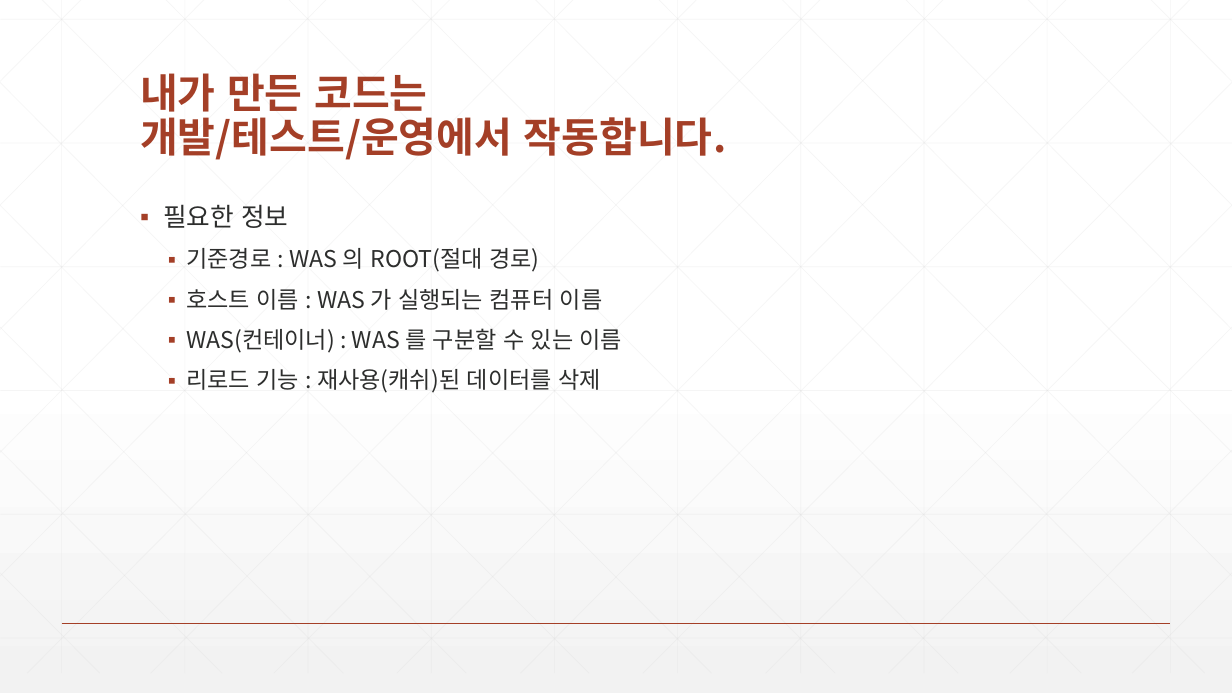
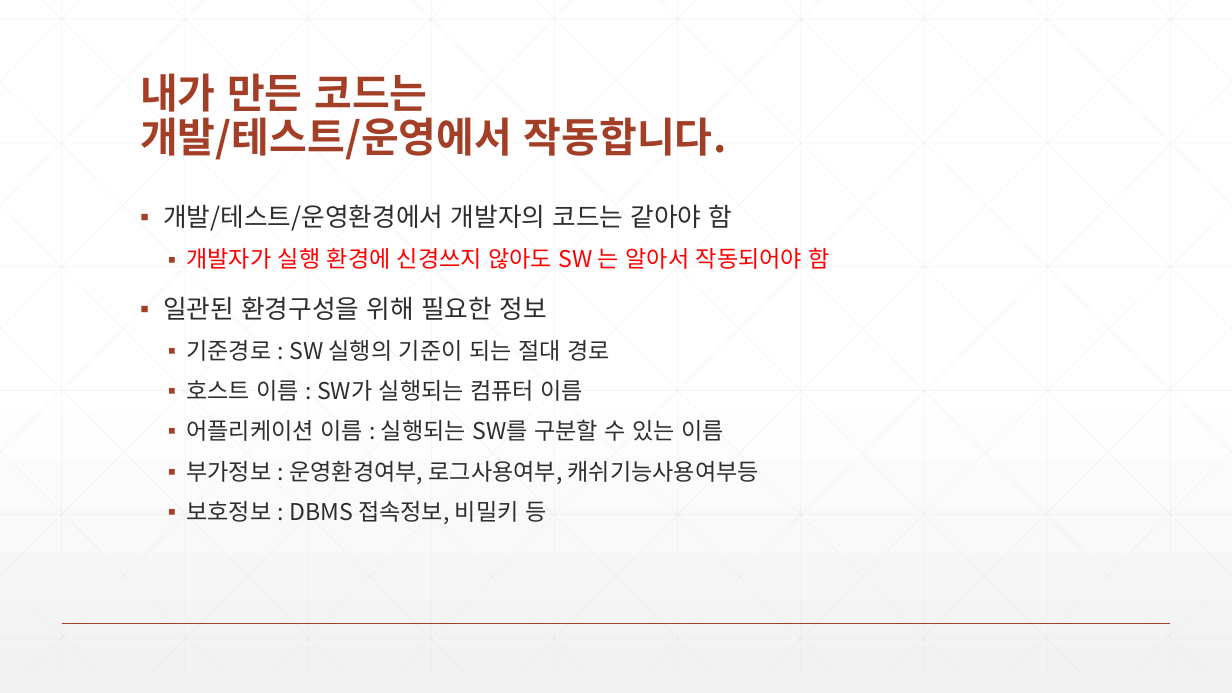
Before and after one commit to zeroshift01/code5, a slide deck: slide 2 of inflearn01/doc/1.(심화)내가만든코드는개발테스트운영에서작동합니다.pptx. Drawn at 1232x693 pixels with LibreOffice and Linux fonts; fonts in the diff are those of the drawing. Boxes give left, top, right and bottom in pixels: in the first picture for what was removed or moved away, otherwise in the second. Text is boxed around its words. In the diff, an @@ line names an element or a change of style, - is before the commit and + after.

```diff
--- a/inflearn01/doc/1.(심화)내가만든코드는개발테스트운영에서작동합니다.pptx
+++ b/inflearn01/doc/1.(심화)내가만든코드는개발테스트운영에서작동합니다.pptx
@@ text at box(163, 204, 830, 524): text changed @@
-▪ 필요한 정보
-  ▪ 기준경로 : WAS 의 ROOT(절대 경로)
-  ▪ 호스트 이름 : WAS 가 실행되는 컴퓨터 이름
-  ▪ WAS(컨테이너) : WAS 를 구분할 수 있는 이름
-  ▪ 리로드 기능 : 재사용(캐쉬)된 데이터를 삭제
+▪ 개발/테스트/운영환경에서 개발자의 코드는 같아야 함
+  ▪ 개발자가 실행 환경에 신경쓰지 않아도 SW 는 알아서 작동되어야 함
+▪ 일관된 환경구성을 위해 필요한 정보
+  ▪ 기준경로 : SW 실행의 기준이 되는 절대 경로
+  ▪ 호스트 이름 : SW가 실행되는 컴퓨터 이름
+  ▪ 어플리케이션 이름 : 실행되는 SW를 구분할 수 있는 이름
+  ▪ 부가정보 : 운영환경여부, 로그사용여부, 캐쉬기능사용여부등
+  ▪ 보호정보 : DBMS 접속정보, 비밀키 등
```
Also in this commit, not shown: 6 other slides changed, 5 slides added, 5 slides removed, 4 other files.
